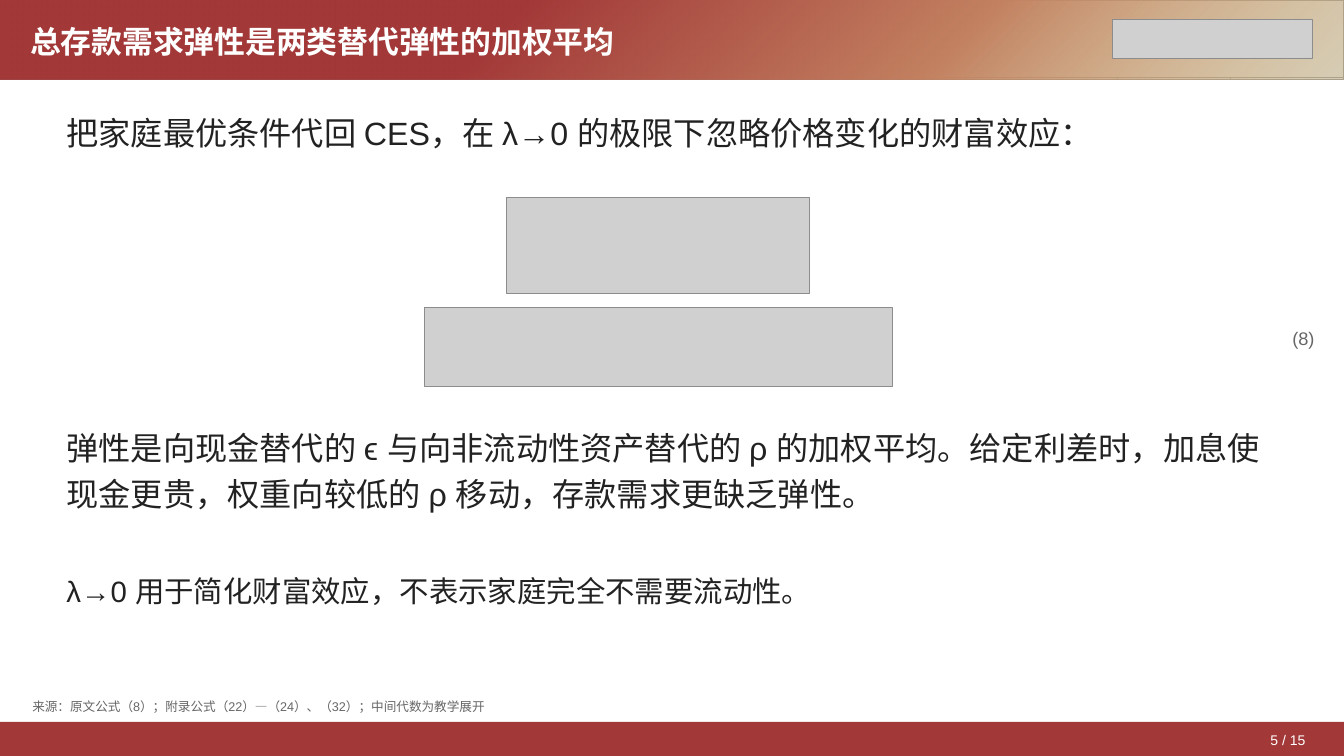
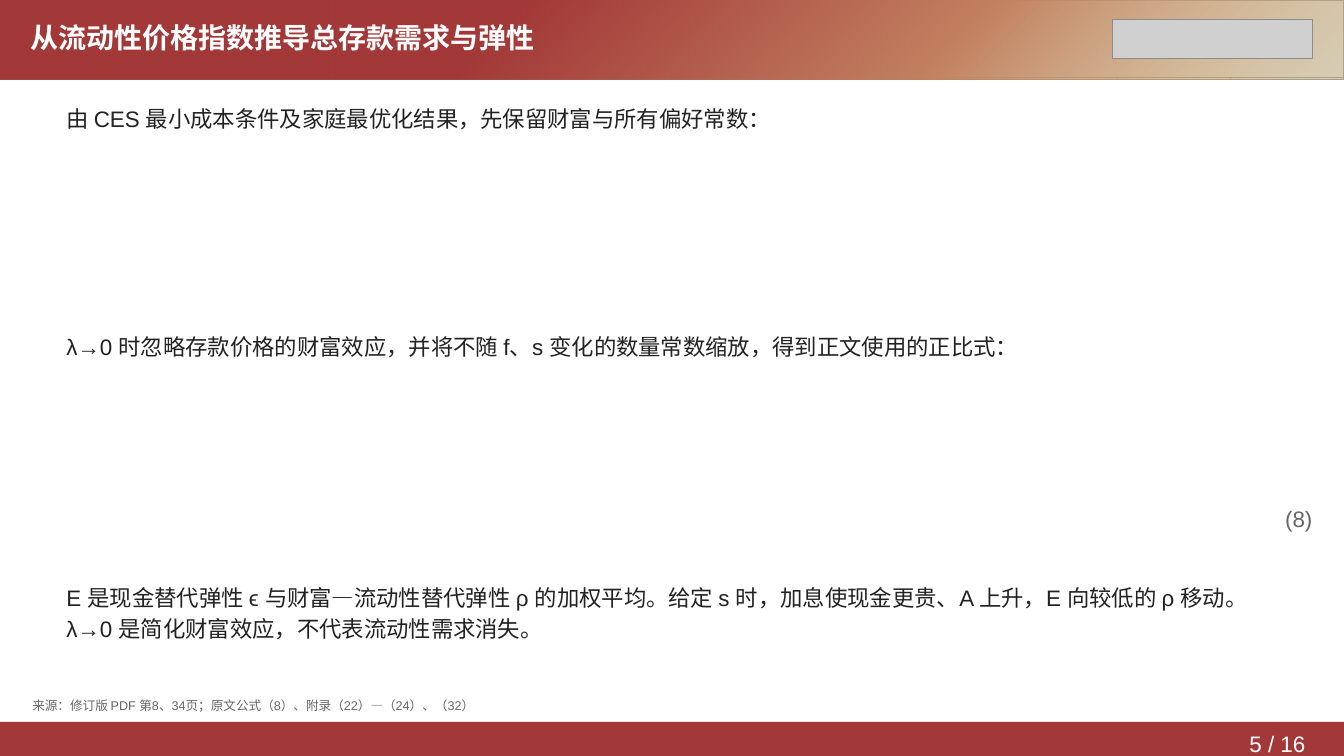
Before and after one commit to Yutingee/trial, a slide deck: slide 5 of deliverables/DepositsChannel-Model.pptx. Drawn at 1344x756 pixels with LibreOffice and Linux fonts; fonts in the diff are those of the drawing; grey boxes stand for pictures. Boxes give left, top, right and bottom in pixels: in the first picture for what was removed or moved away, otherwise in the second. Text is boxed around its words. In the diff, an @@ line names an element or a change of style, - is before the commit and + after.

```diff
--- a/deliverables/DepositsChannel-Model.pptx
+++ b/deliverables/DepositsChannel-Model.pptx
@@ text at [30, 24, 535, 51]: text changed; size 22 to 20 pt @@
-总存款需求弹性是两类替代弹性的加权平均
+从流动性价格指数推导总存款需求与弹性
@@ text at [66, 108, 771, 129]: text changed; size 23 to 16 pt @@
-把家庭最优条件代回 CES，在 λ→0 的极限下忽略价格变化的财富效应：
+由 CES 最小成本条件及家庭最优化结果，先保留财富与所有偏好常数：
@@ picture removed at [506, 198, 810, 293] @@
@@ picture removed at [424, 308, 892, 386] @@
@@ text added at [66, 336, 1018, 357], 16 pt, text #222222 @@
+λ→0 时忽略存款价格的财富效应，并将不随 f、s 变化的数量常数缩放，得到正文使用的正比式：
@@ text "(8)": place and size @@
-text "(8)" at [1292, 332, 1314, 349]
+text "(8)" at [1285, 511, 1312, 532]
@@ text "(8)" at [1285, 511, 1312, 532]: size 13 to 16 pt; line spacing 1.2 to 1.15 @@
@@ text at [66, 587, 1248, 639]: text changed; size 23 to 16 pt @@
-弹性是向现金替代的 ϵ 与向非流动性资产替代的 ρ 的加权平均。给定利差时，加息使现金更贵，权重向较低的 ρ 移动，存款需求更缺乏弹性。
+E 是现金替代弹性 ϵ 与财富—流动性替代弹性 ρ 的加权平均。给定 s 时，加息使现金更贵、A 上升，E 向较低的 ρ 移动。λ→0 是简化财富效应，不代表流动性需求消失。
@@ text removed at [66, 577, 811, 605] @@
-λ→0 用于简化财富效应，不表示家庭完全不需要流动性。
@@ text at [32, 699, 474, 712]: text changed @@
-来源：原文公式（8）；附录公式（22）—（24）、（32）；中间代数为教学展开
+来源：修订版 PDF 第8、34页；原文公式（8）、附录（22）—（24）、（32）
@@ text at [1249, 736, 1305, 752]: text changed; size 10 to 16 pt @@
-5 / 15
+5 / 16
```
Also in this commit, not shown: 12 other slides changed, 3 slides added, 2 slides removed, 2 other files.
